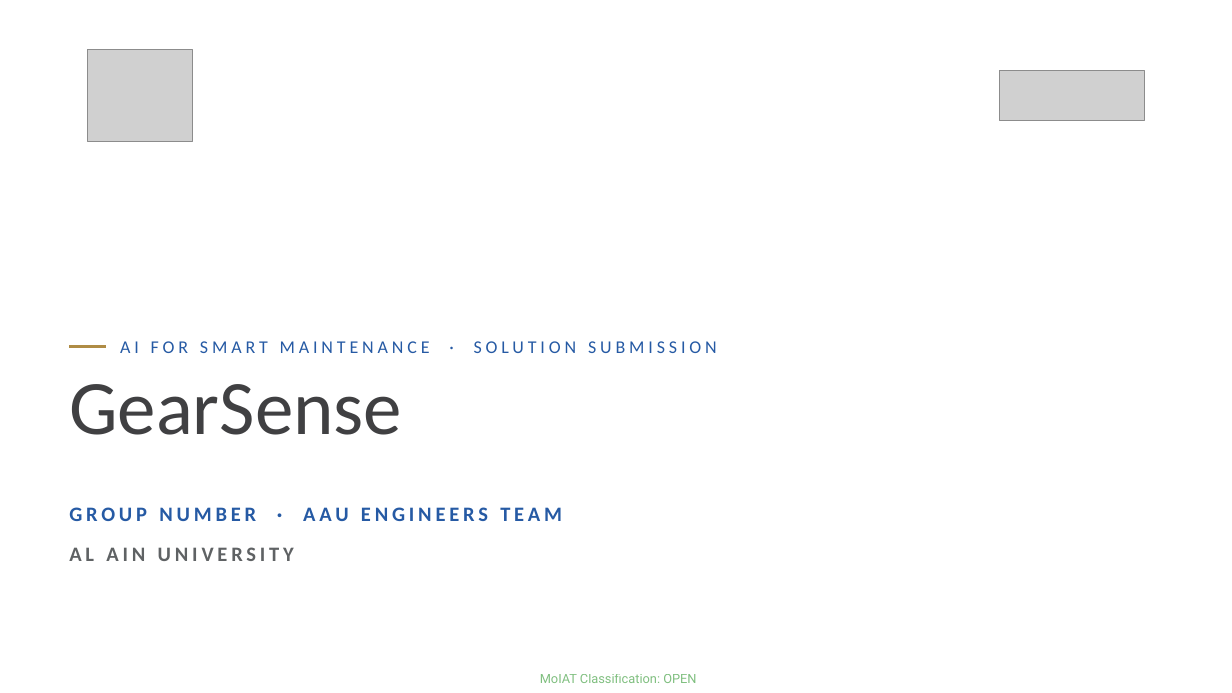
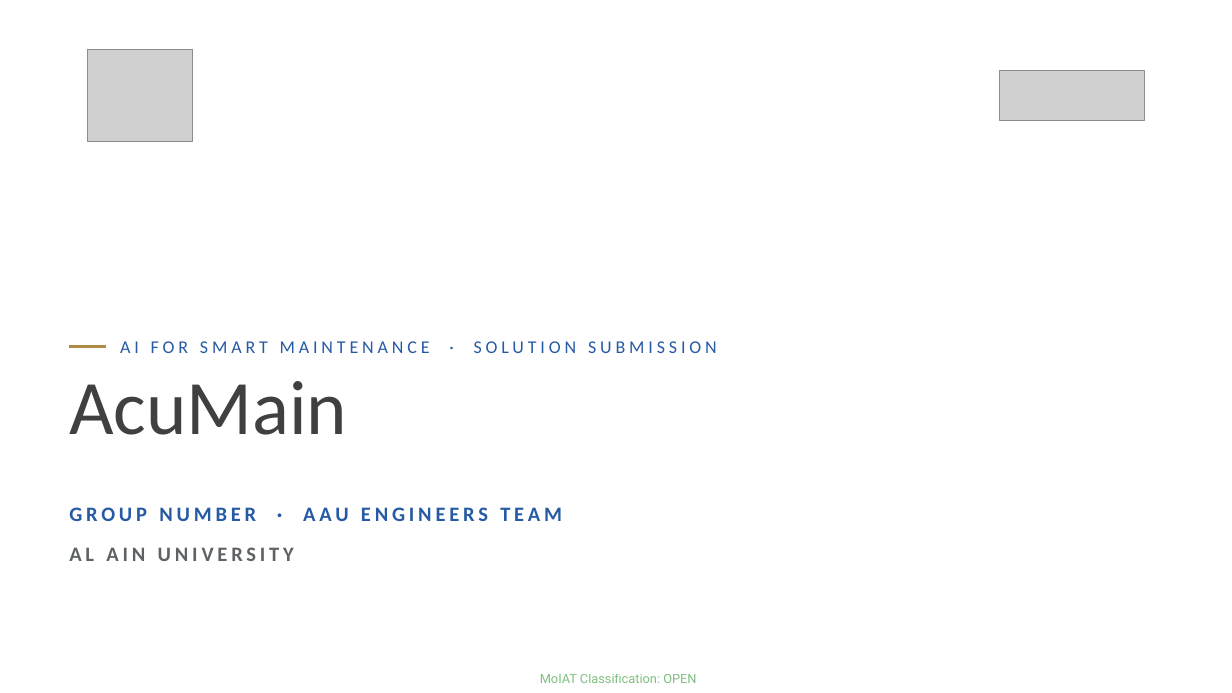
Before and after one commit to Mohammad-Umar7/b787-actuator-health-monitor, a slide deck: slide 1 of deliverables/Group NUMBER - Al Ain University.pptx. Drawn at 1232x693 pixels with LibreOffice and Linux fonts; fonts in the diff are those of the drawing; grey boxes stand for pictures; background and template pictures are left out. Boxes give left, top, right and bottom in pixels: in the first picture for what was removed or moved away, otherwise in the second. Text is boxed around its words. In the diff, an @@ line names an element or a change of style, - is before the commit and + after.

```diff
--- a/deliverables/Group NUMBER - Al Ain University.pptx
+++ b/deliverables/Group NUMBER - Al Ain University.pptx
@@ text at [69, 381, 347, 435]: text changed @@
-GearSense
+AcuMain
```
Also in this commit, not shown: 3 other slides changed, 8 other files.
